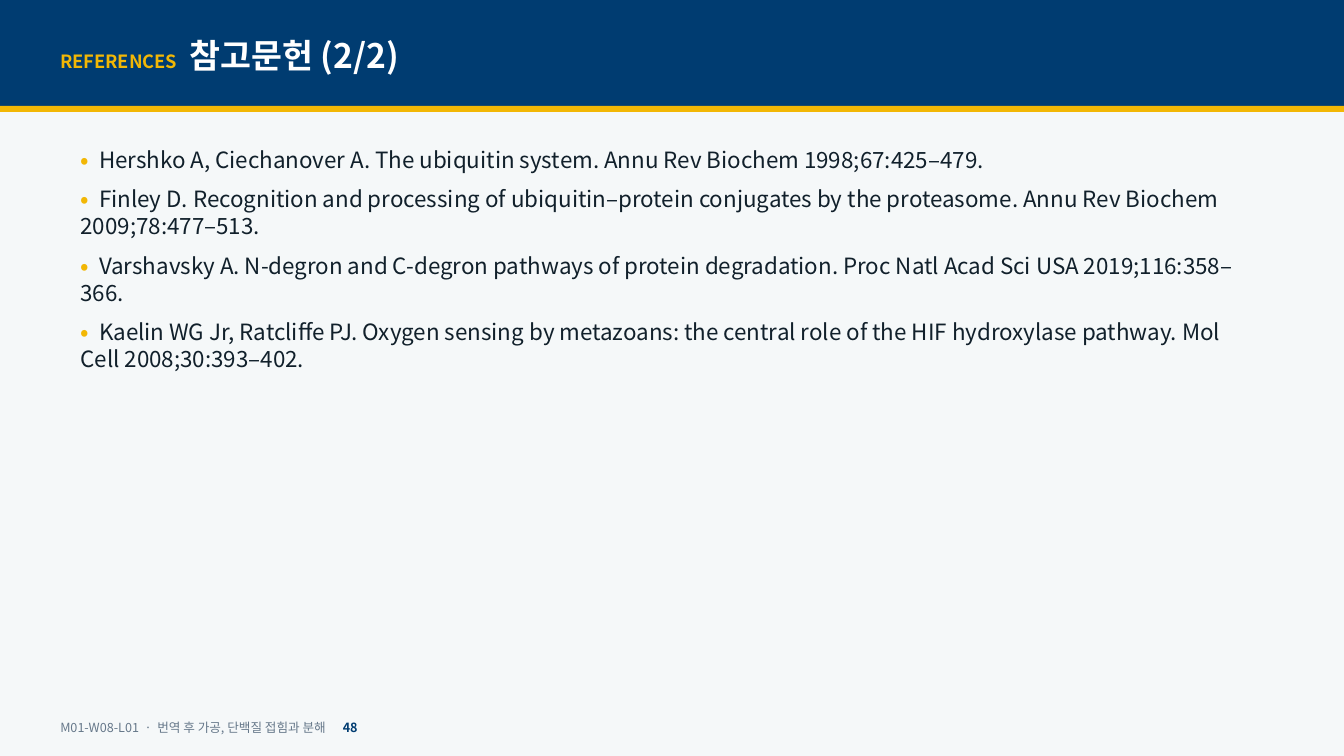
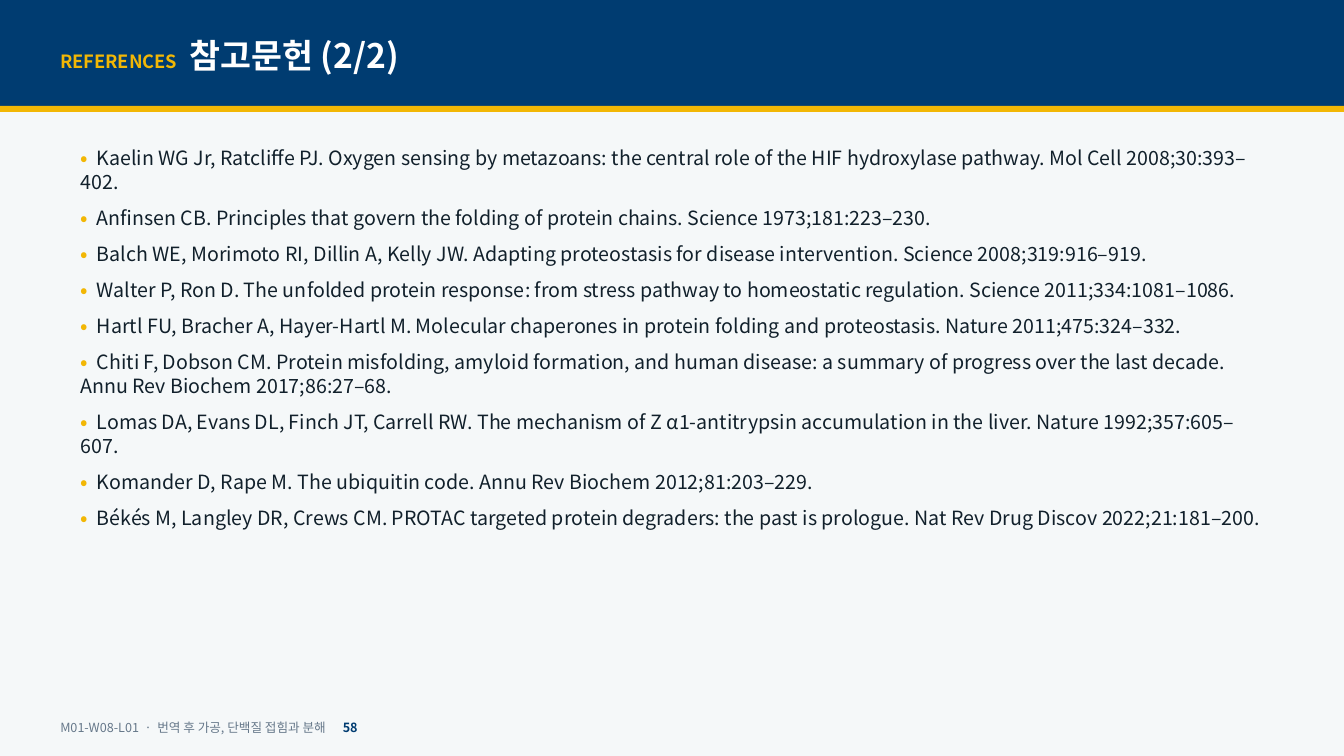
Before and after one commit to hoperiasd2/hoperiasd2.github.io, a slide deck: slide 58 of curriculum/M01/W08/L01/slides.pptx (slide 48 before the commit). Drawn at 1344x756 pixels with LibreOffice and Linux fonts; fonts in the diff are those of the drawing. Boxes give left, top, right and bottom in pixels: in the first picture for what was removed or moved away, otherwise in the second. Text is boxed around its words. In the diff, an @@ line names an element or a change of style, - is before the commit and + after.

```diff
--- a/curriculum/M01/W08/L01/slides.pptx
+++ b/curriculum/M01/W08/L01/slides.pptx
@@ text at bbox=[80, 149, 1246, 190]: size 16 to 14 pt in "• Kaelin WG Jr, Ratcliffe PJ. Oxygen ..." @@
@@ text at bbox=[80, 150, 1232, 302]: paragraphs removed @@
-• Hershko A, Ciechanover A. The ubiquitin system. Annu Rev Biochem 1998;67:425–479.
-• Finley D. Recognition and processing of ubiquitin–protein conjugates by the proteasome. Annu Rev Biochem 2009;78:477–513.
-• Varshavsky A. N-degron and C-degron pathways of protein degradation. Proc Natl Acad Sci USA 2019;116:358–366.
@@ text at bbox=[80, 209, 1260, 530]: paragraphs added @@
+• Anfinsen CB. Principles that govern the folding of protein chains. Science 1973;181:223–230.
+• Balch WE, Morimoto RI, Dillin A, Kelly JW. Adapting proteostasis for disease intervention. Science 2008;319:916–919.
+• Walter P, Ron D. The unfolded protein response: from stress pathway to homeostatic regulation. Science 2011;334:1081–1086.
+• Hartl FU, Bracher A, Hayer-Hartl M. Molecular chaperones in protein folding and proteostasis. Nature 2011;475:324–332.
+• Chiti F, Dobson CM. Protein misfolding, amyloid formation, and human disease: a summary of progress over the last decade. Annu Rev Biochem 2017;86:27–68.
+• Lomas DA, Evans DL, Finch JT, Carrell RW. The mechanism of Z α1-antitrypsin accumulation in the liver. Nature 1992;357:605–607.
+• Komander D, Rape M. The ubiquitin code. Annu Rev Biochem 2012;81:203–229.
+• Békés M, Langley DR, Crews CM. PROTAC targeted protein degraders: the past is prologue. Nat Rev Drug Discov 2022;21:181–200.
@@ text at bbox=[60, 721, 358, 734]: text changed @@
-M01-W08-L01 · 번역 후 가공, 단백질 접힘과 분해 48
+M01-W08-L01 · 번역 후 가공, 단백질 접힘과 분해 58
```
Also in this commit, not shown: 44 other slides changed, 10 slides added, 5 other files.
